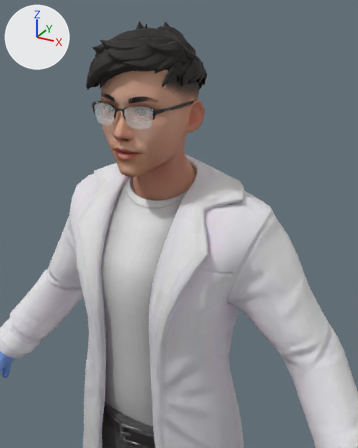
The glTF model public/glb/MaleDoctor1.glb, before and after one commit.
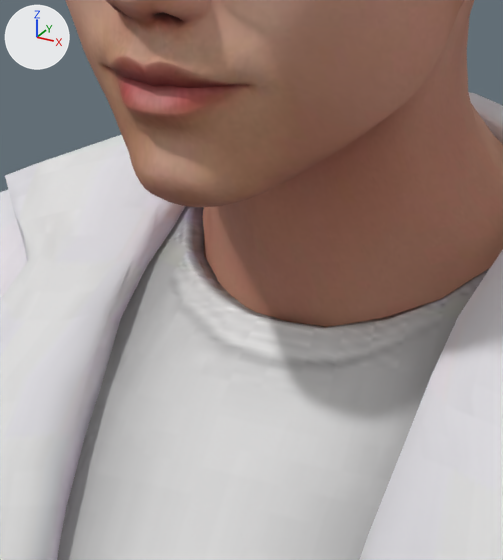
There are two pictures of each version: one from a camera (50 mm lens) standing at (0.474, -0.788, 1.88) and looking at (0.095, -0.1, 1.536), one close up on the part from 26% to 54% of the width and 30% to 55% of the height. Arrows for +X, +Y and +Z are at upper left; the lights stay in place. The first two pictures are the older version. The close-ups show mesh edges as thin lines. Vertices at exactly the same position are counted once.

Names of what the first close-up shows: 'Wolf3D_Head', 'Wolf3D_Outfit_Top'.
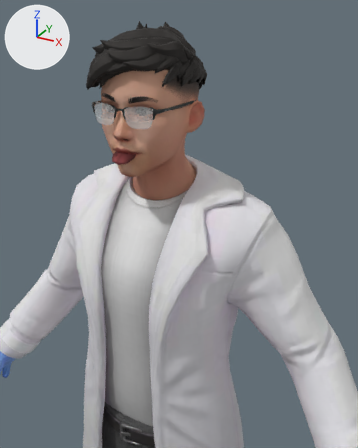
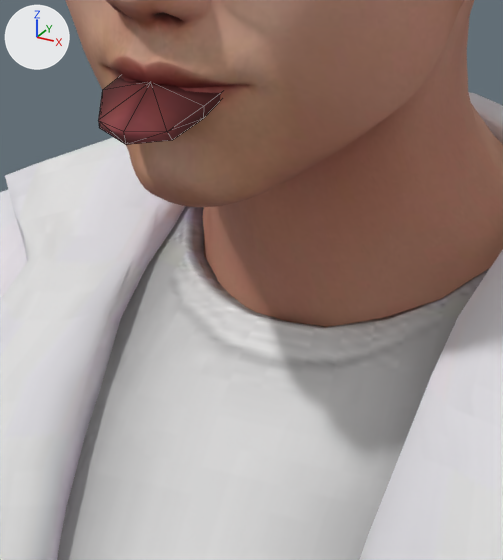
The newer file adds a shape key; the second version is drawn at full value of the shape key 'tongueOut' of 'Wolf3D_Teeth', and the change is written as the vertex moves it makes.

Location of each change, [x1, y1, x2, y2] in pixels of the close-ups (503 x 560 px):
'Wolf3D_Teeth', reshaped (not visible before): after [98, 77, 221, 145]

The change, as a diff of the scene's bpy script:
```diff
--- a/public/glb/MaleDoctor1.glb.py
+++ b/public/glb/MaleDoctor1.glb.py
@@ me_wolf3d_teeth @@
 # used by ob_wolf3d_teeth; location = (0.0, 0.0, 0.0)
-me_wolf3d_teeth.from_pydata(...)  # 77 vertices, 100 faces; spans x -0.0285..0.0285, y -0.1185..-0.0504, z 1.6379..1.6749
+me_wolf3d_teeth.from_pydata(...)  # 77 vertices, 100 faces; spans x -0.0285..0.0285, y -0.1395..-0.075, z 1.6379..1.6749
+# me_wolf3d_teeth part 1: 17 of 77 vertices moved; they spanned x -0.0207..0.0207, y -0.1023..-0.0504, z 1.6505..1.6629 and now span x -0.0207..0.0207, y -0.1395..-0.0834, z 1.6382..1.6624; mean shift (0.0, -0.0373, -0.0065); largest move (0.0, -0.0803, 1.6613) -> (0.0, -0.1232, 1.6556)
 me_wolf3d_teeth.materials.append(mat_wolf3d_teeth)
```
